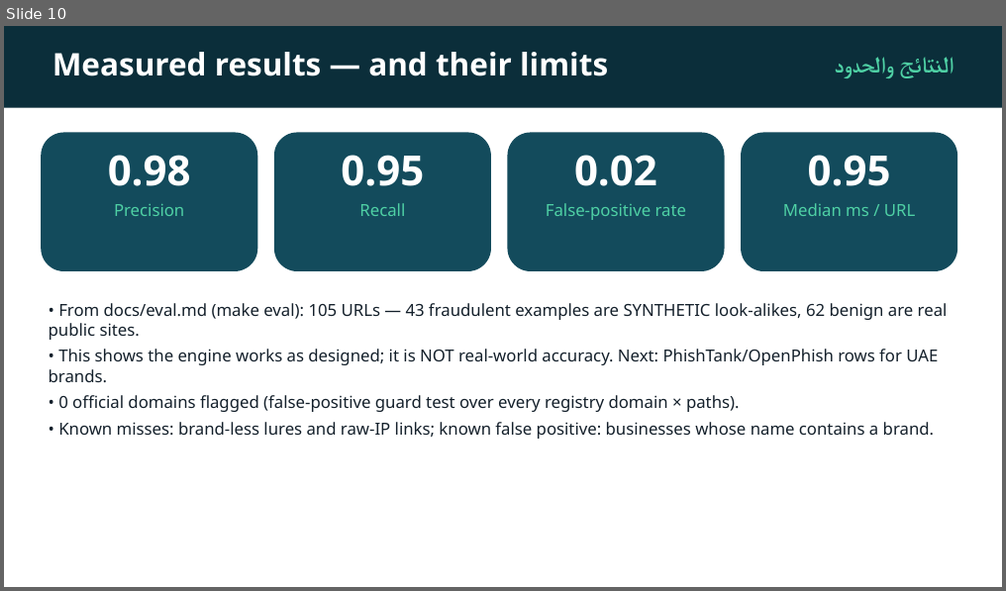
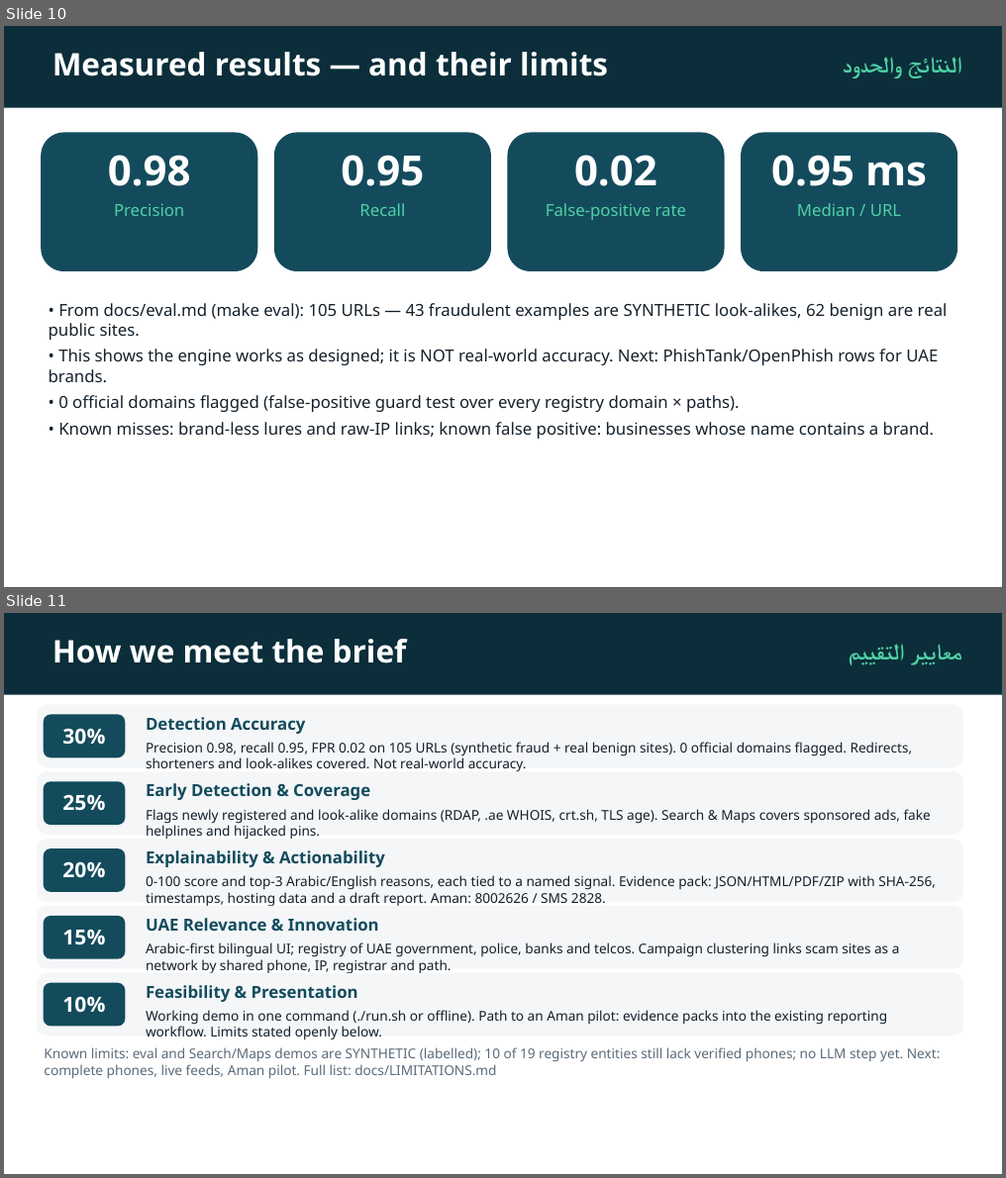
Before and after one commit to mohamed11uk-oss/baseera, a slide deck: docs/Baseera.pptx. Shown one above the other, each under a label of ours: slide 10 before the commit, slides 10 and 11 after it. The pictures are 1006x591 and 1006x1178 pixels, drawn with LibreOffice and Linux fonts; fonts in the diff are those of the drawing. Boxes give left, top, right and bottom in pixels: in the first picture for what was removed or moved away, otherwise in the second. Text is boxed around its words. In the diff, an @@ line names an element or a change of style, - is before the commit and + after.

```diff
--- a/docs/Baseera.pptx
+++ b/docs/Baseera.pptx
@@ slide 11 added at [4, 613, 1002, 1174], background #FFFFFF @@
@@ rectangle added at [4, 613, 1002, 694], fill #0B2E3A @@
@@ text added at [53, 639, 407, 663], 30 pt, text #FFFFFF, bold @@
+How we meet the brief
@@ text added at [911, 644, 962, 665], 22 pt, text #4FD1A5, bold @@
+معايير التقييم
@@ rounded rectangle added at [37, 704, 963, 767], fill #F4F6F8 @@
@@ rounded rectangle added at [43, 715, 125, 759], fill #134B5C @@
@@ text added at [62, 728, 105, 745], 20 pt, text #FFFFFF, bold @@
+30%
@@ text added at [146, 717, 913, 771], 13 pt, text #14202B @@
+Detection Accuracy
+Precision 0.98, recall 0.95, FPR 0.02 on 105 URLs (synthetic fraud + real benign sites). 0 official domains flagged. Redirects, shorteners and look-alikes covered. Not real-world accuracy.
@@ rounded rectangle added at [37, 771, 963, 835], fill #F4F6F8 @@
@@ rounded rectangle added at [43, 781, 125, 825], fill #134B5C @@
@@ text added at [146, 783, 931, 839], 13 pt, text #14202B @@
+Early Detection & Coverage
+Flags newly registered and look-alike domains (RDAP, .ae WHOIS, crt.sh, TLS age). Search & Maps covers sponsored ads, fake helplines and hijacked pins.
@@ text added at [62, 794, 105, 811], 20 pt, text #FFFFFF, bold @@
+25%
@@ rounded rectangle added at [37, 839, 963, 902], fill #F4F6F8 @@
@@ rounded rectangle added at [43, 849, 125, 892], fill #134B5C @@
@@ text added at [62, 861, 105, 877], 20 pt, text #FFFFFF, bold @@
+20%
@@ text added at [146, 851, 936, 906], 13 pt, text #14202B @@
+Explainability & Actionability
+0-100 score and top-3 Arabic/English reasons, each tied to a named signal. Evidence pack: JSON/HTML/PDF/ZIP with SHA-256, timestamps, hosting data and a draft report. Aman: 8002626 / SMS 2828.
@@ rounded rectangle added at [37, 906, 963, 969], fill #F4F6F8 @@
@@ rounded rectangle added at [43, 916, 125, 959], fill #134B5C @@
@@ text added at [62, 929, 105, 946], 20 pt, text #FFFFFF, bold @@
+15%
@@ text added at [146, 918, 900, 973], 13 pt, text #14202B @@
+UAE Relevance & Innovation
+Arabic-first bilingual UI; registry of UAE government, police, banks and telcos. Campaign clustering links scam sites as a network by shared phone, IP, registrar and path.
@@ rounded rectangle added at [37, 973, 963, 1036], fill #F4F6F8 @@
@@ rounded rectangle added at [43, 983, 125, 1026], fill #134B5C @@
@@ text added at [62, 996, 105, 1012], 20 pt, text #FFFFFF, bold @@
+10%
@@ text added at [146, 985, 888, 1041], 13 pt, text #14202B @@
+Feasibility & Presentation
+Working demo in one command (./run.sh or offline). Path to an Aman pilot: evidence packs into the existing reporting workflow. Limits stated openly below.
@@ text added at [44, 1048, 941, 1079], 13 pt, text #5B6B7A @@
+Known limits: eval and Search/Maps demos are SYNTHETIC (labelled); 10 of 19 registry entities still lack verified phones; no LLM step yet. Next: complete phones, live feeds, Aman pilot. Full list: docs/LIMITATIONS.md
@@ slide 10 changed as well @@
@@ text "النتائج والحدود": place and size @@
-text "النتائج والحدود" at [899, 57, 953, 78]
+text "النتائج والحدود" at [908, 57, 962, 78]
@@ text at [771, 155, 927, 216]: text changed @@
-0.95
-Median ms / URL
+0.95 ms
+Median / URL
```
Also in this commit, not shown: 10 other slides changed, 1 slide removed.
